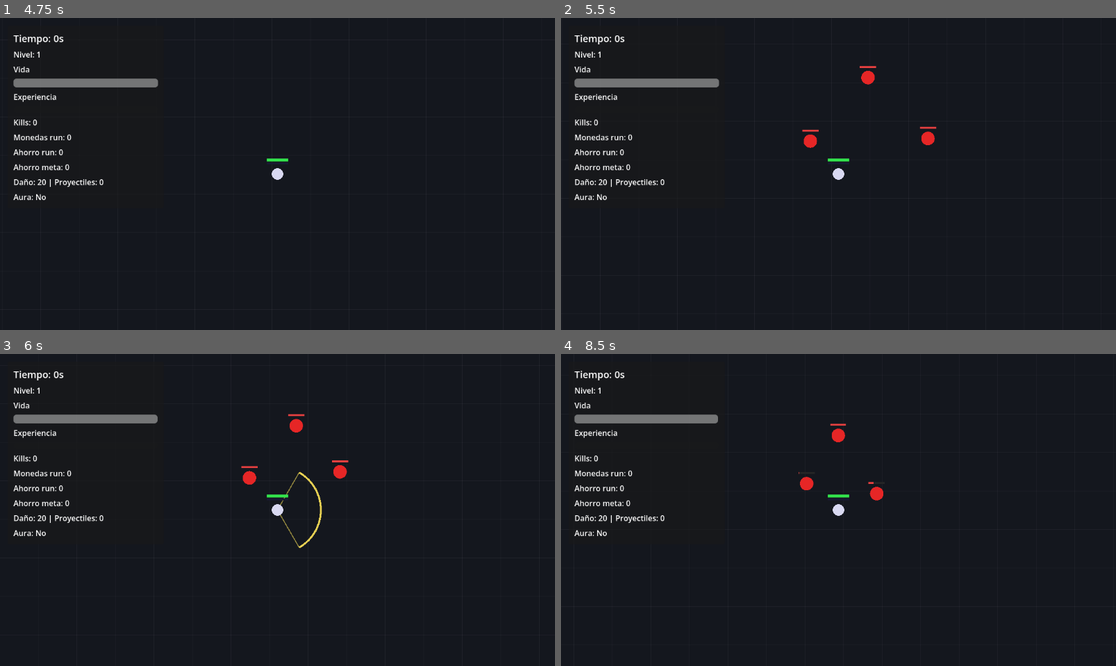
Above: before the commit, frames 1-4 (two rows, left to right).
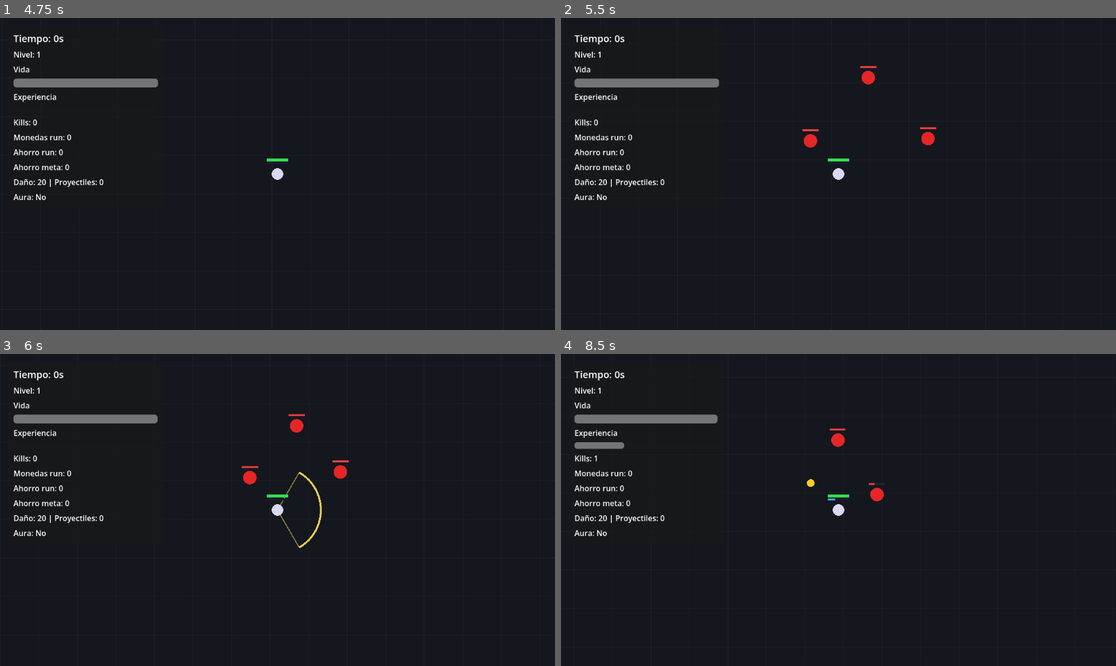
Above: after the commit, the same moments.

Repository: sergioHdz77/Dungeon-Project
Game: Godot game, scene res://scenes/core/main.tscn
Two runs of this game, one before a commit and one after it. Both use one fixed random seed, a clock stepped at 60 frames per second and the inputs below.
Inputs:
- Up to frame 1 (4.75 s): click "Empezar run" at 0.5 s; tap Enter at 1.25, 2.75, 4.25 s; hold D (move_right) 1.28-2.78 s; tap Space (attack) at 1.35, 2, 2.85, 3.5, 4.35 s; tap W (move_up) at 1.52, 2.27, 3.77, 4.52 s; tap E (interact) at 2.1, 3.6 s; hold A (move_left) 2.78-3.53 s; hold D (move_right) from 3.53 s (still down)
- Up to frame 2 (5.5 s): tap N (debug_next_room) at 4.9 s; release D (move_right) at 5.03 s; hold A (move_left) from 5.03 s (still down); tap E (interact) at 5.1 s; tap W (move_up) at 5.27 s
- Up to frame 3 (6 s): release A (move_left) at 5.78 s; hold D (move_right) from 5.78 s (still down); tap Space (attack) at 5.85 s
- Up to frame 4 (8.5 s): release D (move_right) at 6.53 s; hold A (move_left) 6.53-8.03 s; tap E (interact) at 6.6, 8.1 s; tap W (move_up) at 6.77, 7.52, 8.27 s; tap Space (attack) at 7.35 s; hold D (move_right) from 8.03 s (still down)

Frame 1 is identical in both runs. In frame 2, less than 0.1% of the frame differs, in the area x 43-68%, y 15-42%; in frame 3, less than 0.1%; in frame 4, 0.5%, in the area x 2-59%, y 19-48%.

Commit message:
dungeon end working

Diff:
--- a/scenes/dungeon/rooms/combat_room.tscn
+++ b/scenes/dungeon/rooms/combat_room.tscn
@@ -20,3 +20,6 @@
 
 [node name="EnemySpawnPoint3" type="Marker2D" parent="EnemySpawnPoints" unique_id=1732646614]
 position = Vector2(0, -160)
+
+[node name="Enemies" type="Node2D" parent="." unique_id=863592366]
+z_index = 10
--- a/scripts/core/main.gd
+++ b/scripts/core/main.gd
@@ -39,6 +39,12 @@
 		if player.has_signal("player_died"):
 			player.player_died.connect(_on_player_died)
 
+	# Señales del DungeonManager.
+	# Cuando la mazmorra termina, Main cierra la run como victoria.
+	if dungeon_manager != null:
+		if dungeon_manager.has_signal("dungeon_completed"):
+			dungeon_manager.dungeon_completed.connect(_on_dungeon_completed)
+
 	# Pantalla inicial.
 	if start_screen != null:
 		if start_screen.has_signal("start_pressed"):
@@ -114,19 +120,27 @@
 
 	finish_run(false)
 
+func _on_dungeon_completed() -> void:
+	# La mazmorra se ha completado.
+	# De momento esto significa victoria directa.
+	# Más adelante solo se llamará después de matar al boss.
+
+	if not run_active:
+		return
+
+	finish_run(true)
 
 func finish_run(victory: bool) -> void:
 	# Cierra la run actual.
-	# En esta primera migración NO guardamos ahorros,
-	# NO guardamos loot y NO tocamos inventario.
+	# De momento NO guardamos loot ni inventario.
+	# Solo mostramos la pantalla final con el resultado de la mazmorra.
 
 	run_active = false
 	update_hud()
 
 	if run_end_screen != null:
 		if run_end_screen.has_method("show_screen"):
-			# Mantenemos la firma antigua para no tener que rehacer
-			# RunEndScreen todavía.
+			# Mantenemos la firma antigua de RunEndScreen para no rehacer la UI todavía.
 			#
 			# Parámetros antiguos:
 			# victory,
@@ -157,6 +171,13 @@
 				if player.has_method("get_total_coins_collected"):
 					coins_collected = player.get_total_coins_collected()
 
+			var result_text := ""
+
+			if victory:
+				result_text = "Mazmorra completada.\nLoot e inventario persistente pendientes."
+			else:
+				result_text = "Has muerto en la mazmorra.\nPérdida de equipo pendiente."
+
 			run_end_screen.show_screen(
 				victory,
 				0,
@@ -166,14 +187,13 @@
 				coins_collected,
 				0,
 				0,
-				"Sistema antiguo de mejoras desactivado."
+				result_text
 			)
 		else:
 			run_end_screen.visible = true
 
 	# Pausamos en pantalla final.
 	get_tree().paused = true
-
 
 func _on_restart_button_pressed() -> void:
 	# Reinicia la escena actual.
--- a/scripts/dungeon/dungeon_manager.gd
+++ b/scripts/dungeon/dungeon_manager.gd
@@ -1,4 +1,6 @@
 extends Node
+
+signal dungeon_completed
 
 # DungeonManager será el encargado de construir y cambiar salas.
 #
@@ -30,6 +32,7 @@
 
 	room_sequence = [
 		start_room_scene,
+		combat_room_scene,
 		combat_room_scene
 	]
 
@@ -87,14 +90,13 @@
 	current_room_index += 1
 
 	if current_room_index >= room_sequence.size():
-		# Todavía no hacemos victoria.
-		# De momento solo avisamos por consola.
-		print("No hay más salas. Más adelante aquí irá la victoria o boss.")
-		current_room_index = room_sequence.size() - 1
+		# Ya no quedan más salas.
+		# En este MVP provisional, eso significa victoria.
+		print("Mazmorra completada.")
+		dungeon_completed.emit()
 		return
 
 	load_current_room()
-
 
 func move_player_to_room_spawn(room: Node2D) -> void:
 	if player == null:
@@ -123,8 +125,12 @@
 	current_room = null
 
 func _on_current_room_cleared() -> void:
-	# De momento solo imprimimos.
-	# En el siguiente paso decidiremos si se abre una puerta,
-	# si aparece una recompensa o si se avanza a la siguiente sala.
+	# La sala actual ha sido limpiada.
+	# De momento avanzamos automáticamente a la siguiente sala.
+	# Más adelante aquí abriremos una puerta o mostraremos loot.
 
 	print("DungeonManager ha recibido room_cleared de la sala actual.")
+
+	await get_tree().create_timer(0.6).timeout
+
+	go_to_next_room()
--- a/scripts/dungeon/rooms/dungeon_room.gd
+++ b/scripts/dungeon/rooms/dungeon_room.gd
@@ -60,21 +60,26 @@
 	if enemy == null:
 		return
 
-	# Añadimos el enemigo a la escena principal, no dentro de la sala.
-	# Así se comporta igual que los enemigos anteriores.
-	get_tree().current_scene.add_child(enemy)
+	# Añadimos el enemigo dentro de la propia sala.
+	# Así, si la sala se borra, sus enemigos también desaparecen.
+	var enemies_container := get_node_or_null("Enemies") as Node2D
 
+	if enemies_container == null:
+		# Fallback por seguridad.
+		# Si la sala no tiene nodo Enemies, el enemigo se añade directamente a la sala.
+		enemies_container = self
+
+	enemies_container.add_child(enemy)
+
+	# Usamos global_position para que aparezca exactamente en el Marker2D.
 	enemy.global_position = spawn_position
 
 	# Lo metemos en el grupo enemies por si el enemigo antiguo no lo hacía.
-	# Esto nos servirá luego para combate, limpieza de sala y debug.
 	if not enemy.is_in_group("enemies"):
 		enemy.add_to_group("enemies")
 
-	# El enemigo anterior, por lo que enseñaste, usa setup así:
+	# El enemigo anterior usa setup así:
 	# setup(player, health_multiplier, speed_multiplier, damage_multiplier, reward_multiplier)
-	#
-	# Aprovechamos esa API para no reescribir Enemy todavía.
 	if enemy.has_method("setup"):
 		var health_multiplier := 1.0 + float(difficulty - 1) * 0.25
 		var speed_multiplier := 1.0 + float(difficulty - 1) * 0.10
@@ -92,10 +97,7 @@
 	alive_enemies += 1
 
 	# Detectamos cuándo el enemigo sale de la escena.
-	# Esto normalmente pasa cuando muere y hace queue_free().
-	# Así no dependemos todavía de que el enemigo tenga señal died.
 	enemy.tree_exited.connect(_on_enemy_removed)
-
 
 func _on_enemy_removed() -> void:
 	# Un enemigo de esta sala ha desaparecido.
